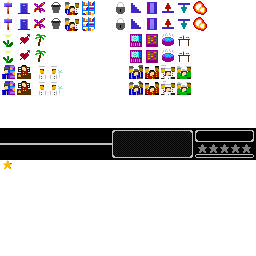
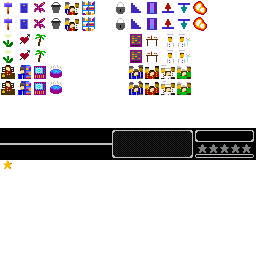
Before/after of a 256×256 layered artwork. What changed in the layer stack:
painted on "hud.png" over (x1=1, y1=13, x2=191, y2=95)
